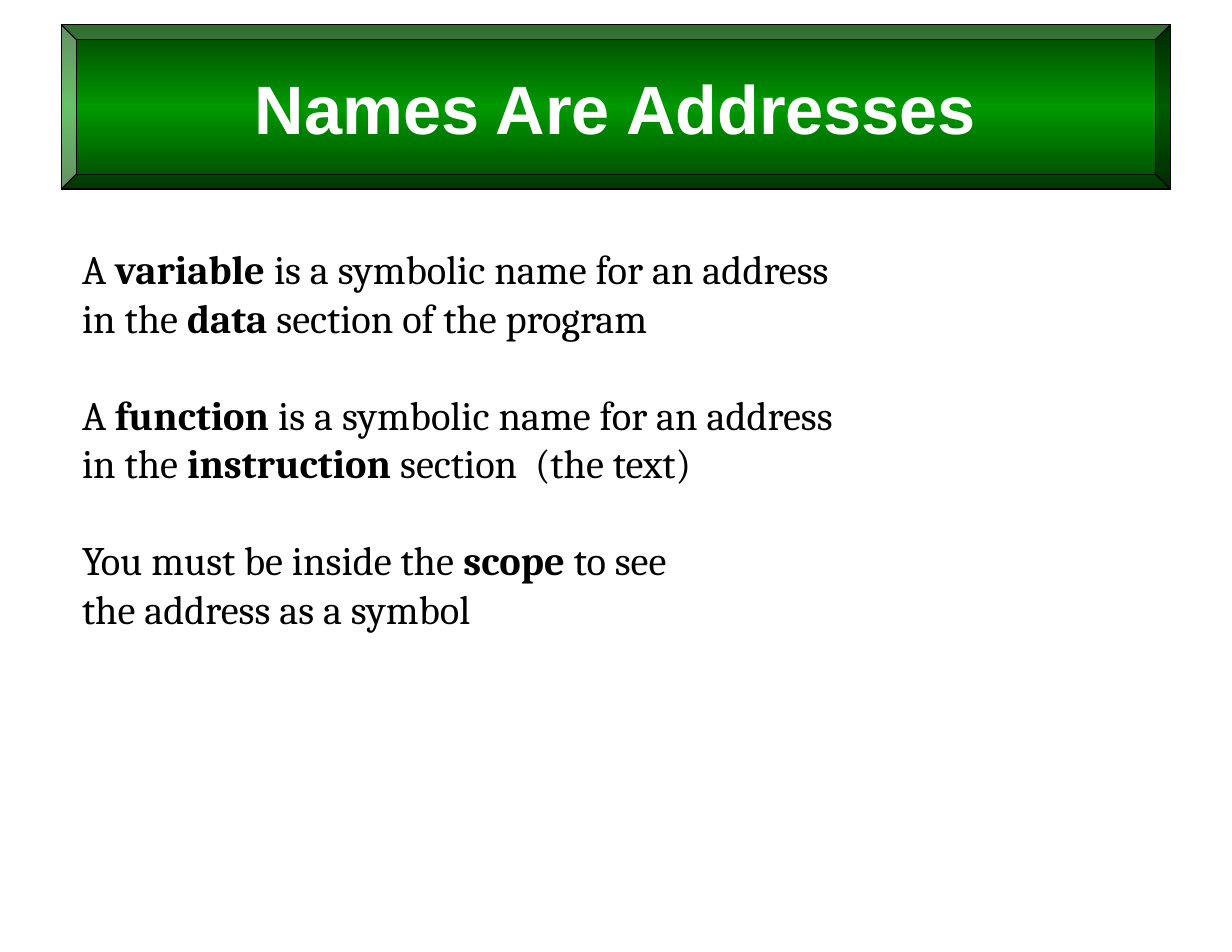
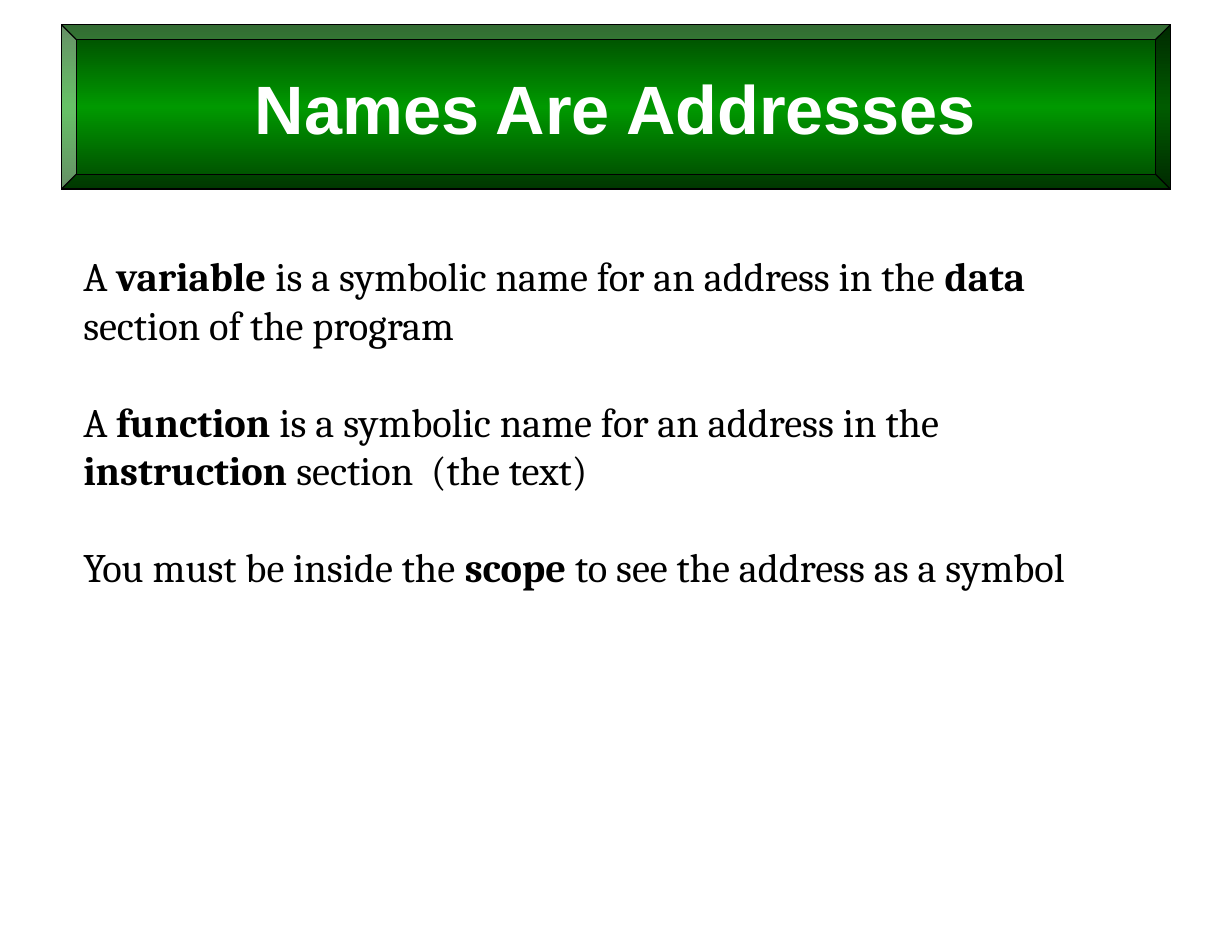
Before and after one commit to billswartz7/IntroToProgramming, a slide deck: slide 4 of Slides/L10_Scope-and-Persistence.pptx. Drawn at 1232x952 pixels with LibreOffice and Linux fonts; fonts in the diff are those of the drawing. Boxes give left, top, right and bottom in pixels: in the first picture for what was removed or moved away, otherwise in the second. Text is boxed around its words. In the diff, an @@ line names an element or a change of style, - is before the commit and + after.

```diff
--- a/Slides/L10_Scope-and-Persistence.pptx
+++ b/Slides/L10_Scope-and-Persistence.pptx
@@ text at (83, 262, 1064, 591): text changed @@
-A variable is a symbolic name for an address
-in the data section of the program
-A function is a symbolic name for an address
-in the instruction section (the text)
-You must be inside the scope to see
-the address as a symbol
+A variable is a symbolic name for an address in the data section of the program
+A function is a symbolic name for an address in the instruction section (the text)
+You must be inside the scope to see the address as a symbol
```
Also in this commit, not shown: 44 other slides changed, 6 slides added, 13 other files.
